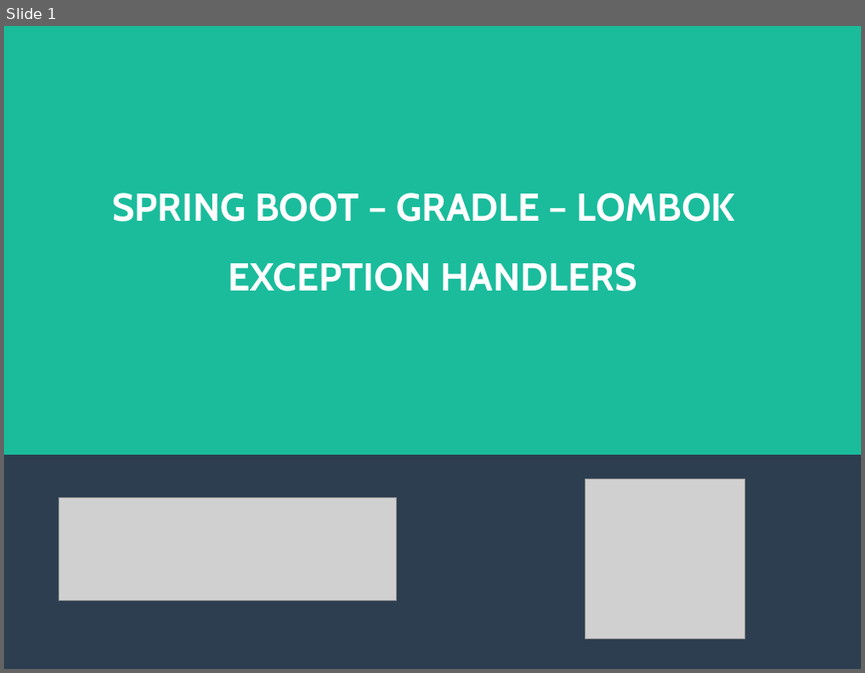
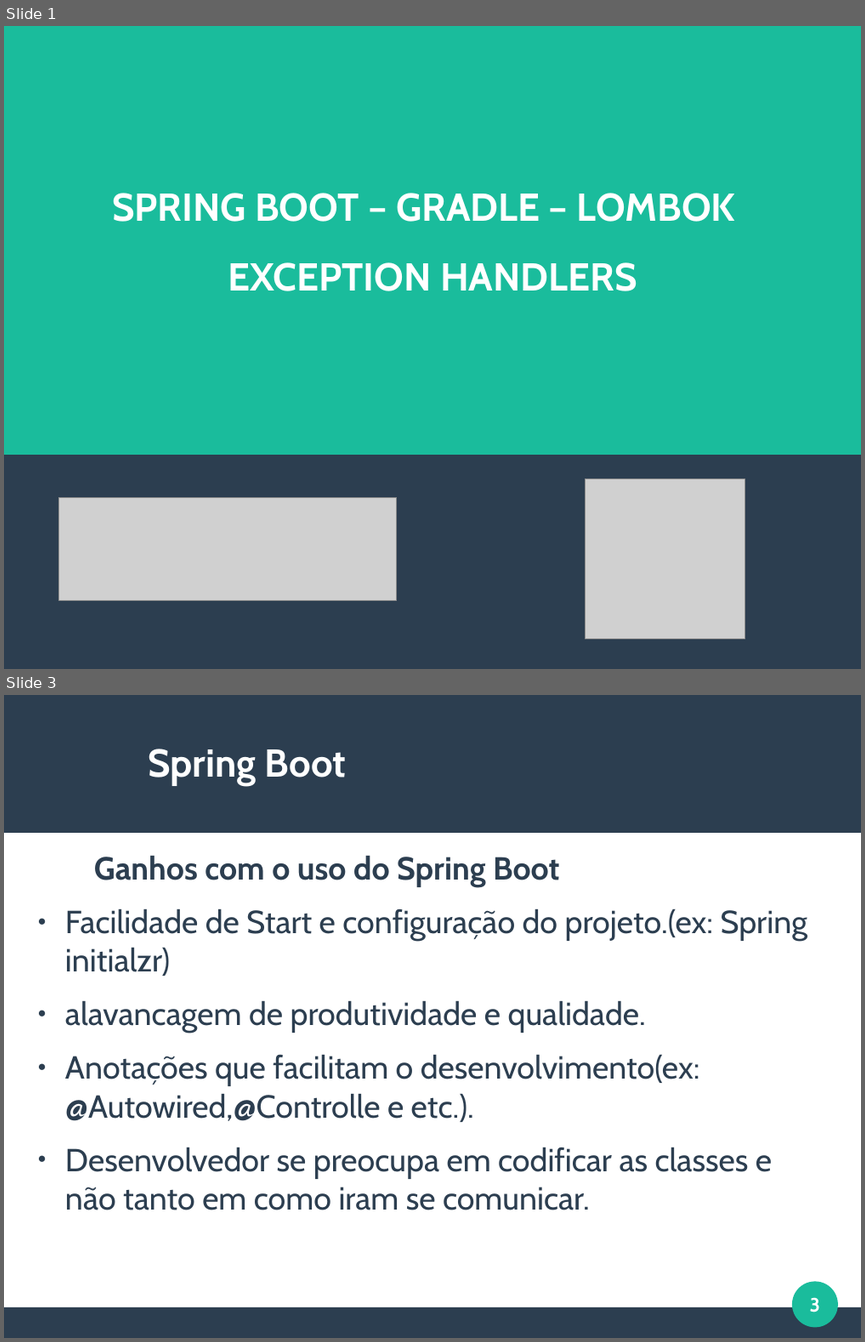
Before and after one commit to viniciusFortti/test, a slide deck: Apresentação/ApresentaçãoQuintaSemana.odp. Shown one above the other, each under a label of ours: slide 1 before the commit, slides 1 and 3 after it; the slides between them are not shown. The pictures are 865x673 and 865x1342 pixels, drawn with LibreOffice and Linux fonts; fonts in the diff are those of the drawing; grey boxes stand for pictures. Boxes give left, top, right and bottom in pixels: in the first picture for what was removed or moved away, otherwise in the second. Text is boxed around its words. In the diff, an @@ line names an element or a change of style, - is before the commit and + after.

```diff
--- a/Apresentação/ApresentaçãoQuintaSemana.odp
+++ b/Apresentação/ApresentaçãoQuintaSemana.odp
@@ slide 3 added at box(4, 695, 861, 1338), background #FFFFFF @@
@@ rectangle added at box(4, 695, 861, 833), fill #2C3E50 @@
@@ title added at box(148, 749, 346, 786), 36 pt, text #FFFFFF, bold @@
+Spring Boot
@@ text added at box(65, 856, 807, 1210), 29.6 pt, text #2C3E50 @@
+Ganhos com o uso do Spring Boot
+● Facilidade de Start e configuração do projeto.(ex: Spring initialzr)
+● alavancagem de produtividade e qualidade.
+● Anotações que facilitam o desenvolvimento(ex: @Autowired,@Controlle e etc.).
+● Desenvolvedor se preocupa em codificar as classes e não tanto em como iram se comunicar.
@@ ellipse added at box(793, 1281, 838, 1327), fill #1ABC9C @@
@@ page number added at box(810, 1297, 820, 1312), 18 pt, text #FFFFFF, bold @@
+3
@@ rectangle added at box(4, 1307, 861, 1338), fill #2C3E50 @@
```
Also in this commit, not shown: 4 other slides added, 2 slides removed, 1 other file.
